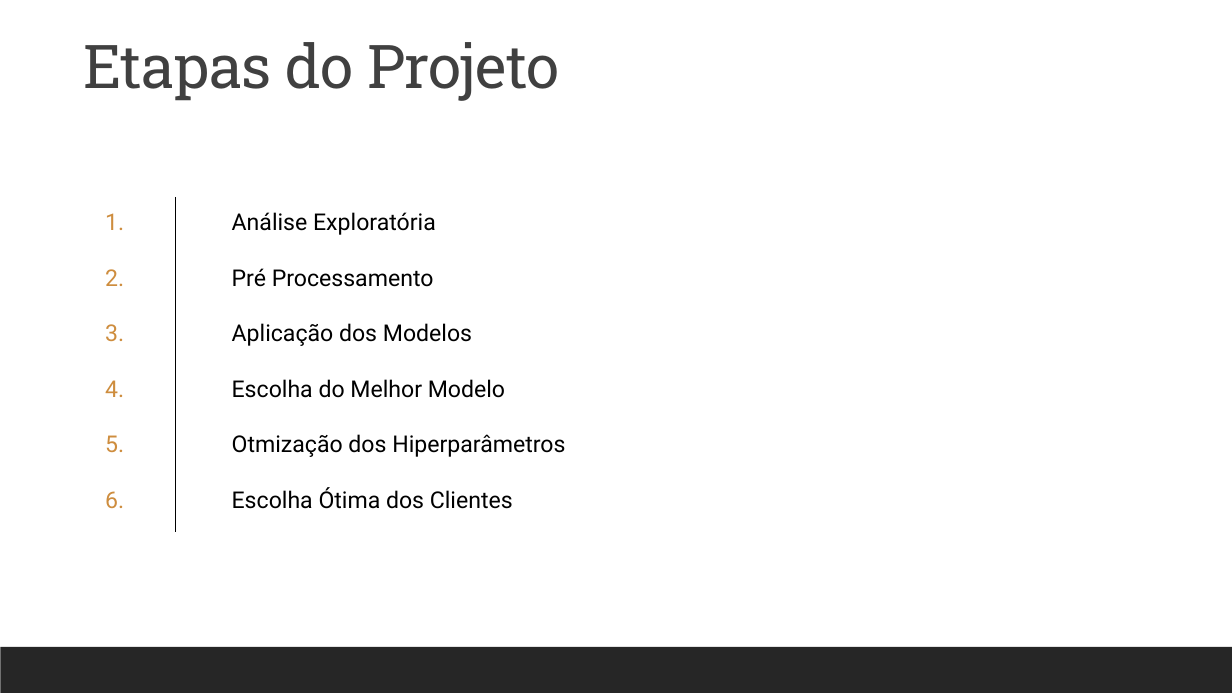
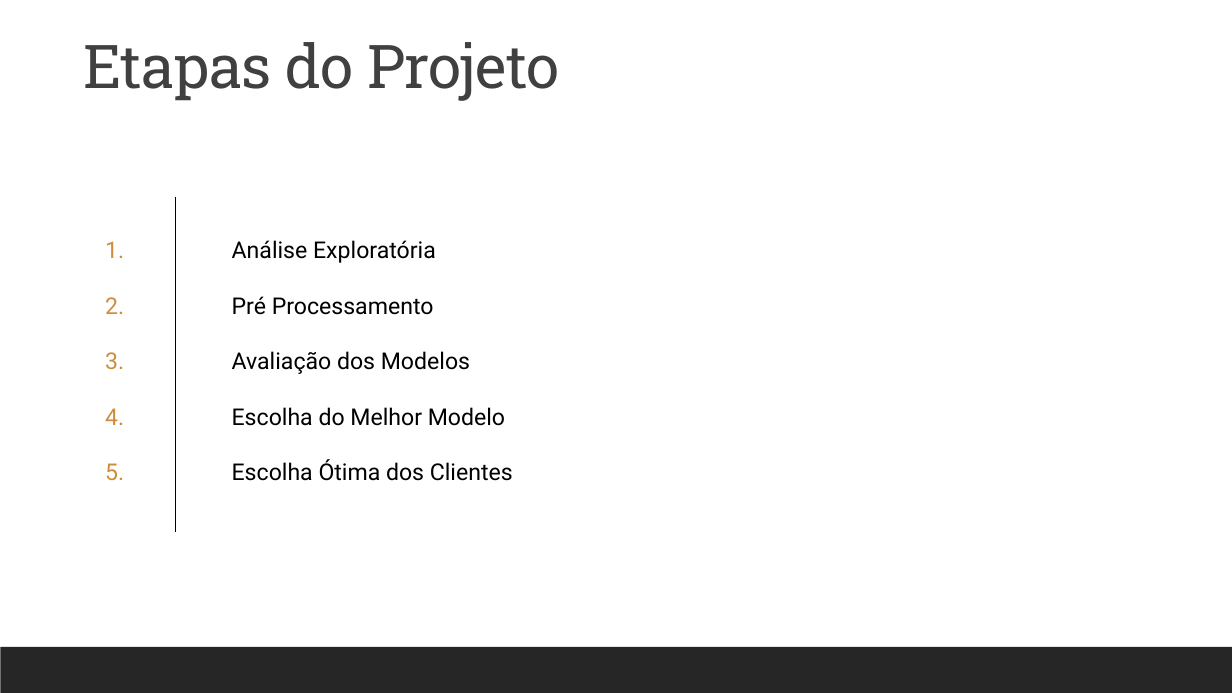
Before and after one commit to pedrosouzalv/PO-233, a slide deck: slide 6 of Projeto de PO-233.pptx. Drawn at 1232x693 pixels with LibreOffice and Linux fonts; fonts in the diff are those of the drawing. Boxes give left, top, right and bottom in pixels: in the first picture for what was removed or moved away, otherwise in the second. Text is boxed around its words. In the diff, an @@ line names an element or a change of style, - is before the commit and + after.

```diff
--- a/Projeto de PO-233.pptx
+++ b/Projeto de PO-233.pptx
@@ text at (x1=232, y1=351, x2=470, y2=374): text changed @@
-Aplicação dos Modelos
+Avaliação dos Modelos
@@ text at (x1=232, y1=434, x2=565, y2=457): paragraph removed @@
-Otmização dos Hiperparâmetros
@@ text at (x1=105, y1=491, x2=124, y2=508): paragraph removed @@
-6.
```
Also in this commit, not shown: 1 other slide changed, 12 slides added, 6 other files.
